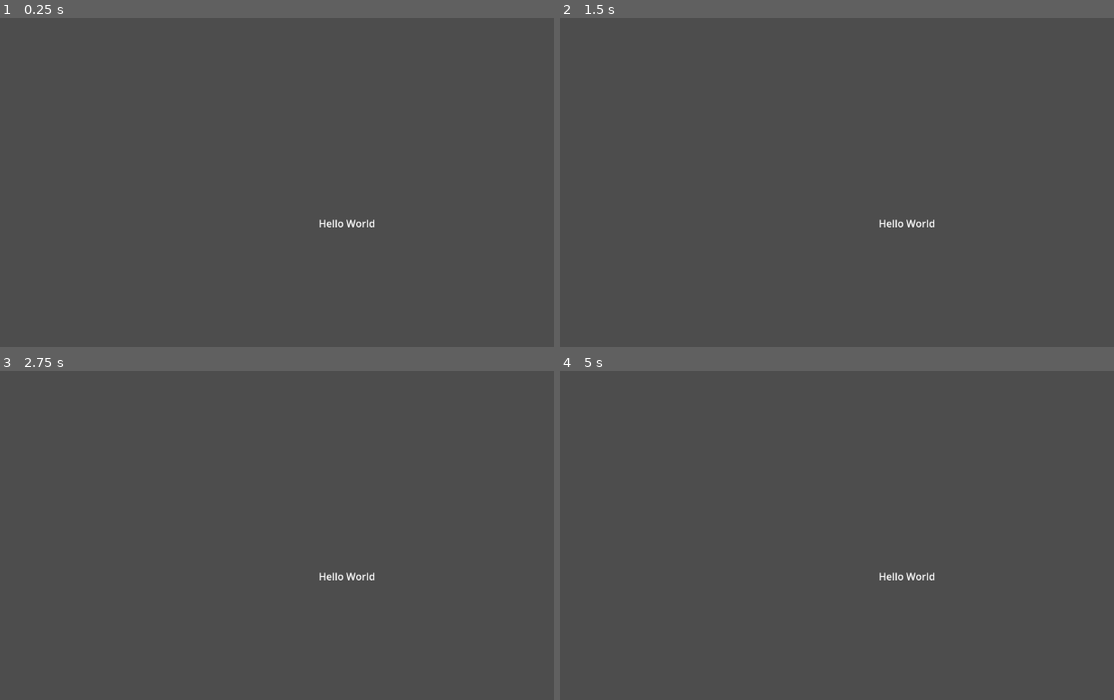
Above: before the commit, frames 1-4 (two rows, left to right).
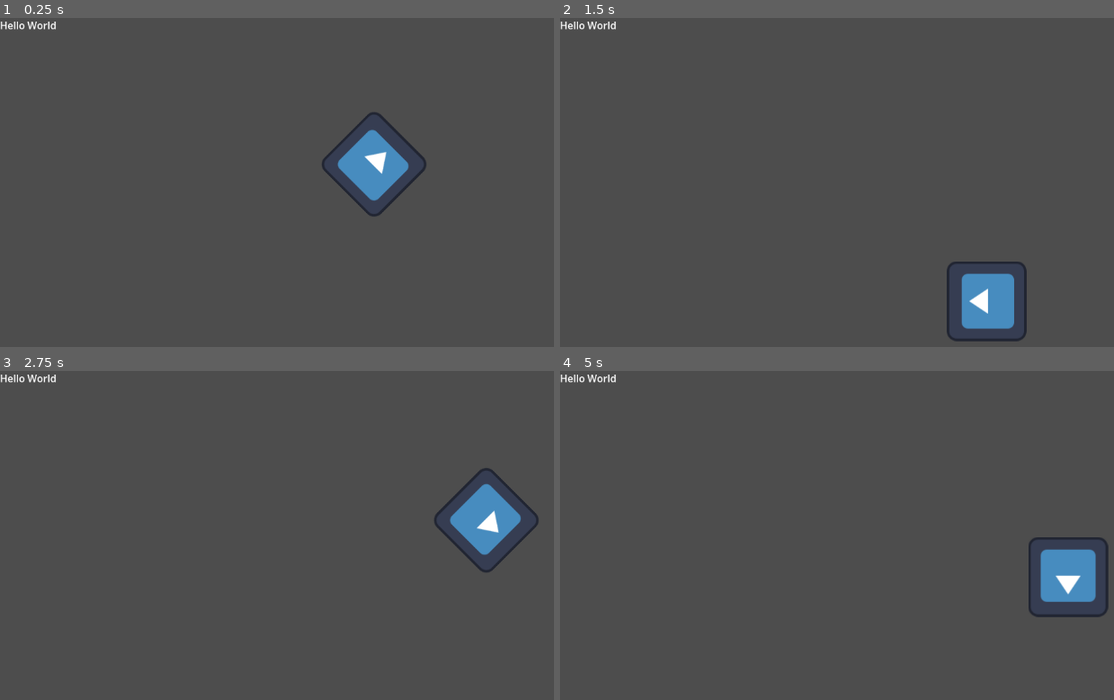
Above: after the commit, the same moments.

Repository: pieter-groenendijk/four-in-a-row
Game: Godot game, scene res://scenes/Main.tscn
Two runs of this game, one before a commit and one after it. Both use one fixed random seed, a clock stepped at 60 frames per second and the inputs below. The engine's default icon, where the game draws it, is replaced by a stand-in: a white triangle on a blue panel in a dark square.
Inputs:
- Up to frame 1 (0.25 s): no input
- Up to frame 2 (1.5 s): no input
- Up to frame 3 (2.75 s): no input
- Up to frame 4 (5 s): no input

The runs differ from the first frame. In frame 1, 2.3% of the frame differs, in the area x 0-77%, y 1-64%; in frame 2, 2.3%; in frame 3, 2.4%; in frame 4, 2.4%, in the area x 0-100%, y 1-75%.

Commit message:
Spinning Icon

Diff:
--- a/scenes/Main.tscn
+++ b/scenes/Main.tscn
@@ -1,7 +1,11 @@
-[gd_scene load_steps=2 format=3 uid="uid://4oi84ya3n746"]
+[gd_scene load_steps=3 format=3 uid="uid://4oi84ya3n746"]
 
 [ext_resource type="PackedScene" uid="uid://c21paxgpjay3i" path="res://scenes/label.tscn" id="1_b2csw"]
+[ext_resource type="PackedScene" uid="uid://fyfrksubymgu" path="res://scenes/SpinningIcon/SpinningIcon.tscn" id="2_huxru"]
 
 [node name="Main" type="Node2D"]
 
 [node name="Label" parent="." instance=ExtResource("1_b2csw")]
+
+[node name="Sprite2D" parent="." instance=ExtResource("2_huxru")]
+position = Vector2(560, 324)
--- /dev/null
+++ b/scenes/SpinningIcon/SpinningIcon.tscn
@@ -0,0 +1,8 @@
+[gd_scene load_steps=3 format=3 uid="uid://fyfrksubymgu"]
+
+[ext_resource type="Texture2D" uid="uid://cwca8krysgtos" path="res://icon.svg" id="1_dsuba"]
+[ext_resource type="Script" path="res://scenes/SpinningIcon/scripts/spinningIcon.gd" id="2_g8bbs"]
+
+[node name="Sprite2D" type="Sprite2D"]
+texture = ExtResource("1_dsuba")
+script = ExtResource("2_g8bbs")
--- /dev/null
+++ b/scenes/SpinningIcon/scripts/spinningIcon.gd
@@ -0,0 +1,26 @@
+extends Sprite2D
+
+var speed = 400
+var angularSpeed = PI;
+
+func _init() -> void:
+	print("Hello, world!")
+
+
+# Called when the node enters the scene tree for the first time.
+func _ready() -> void:
+	pass # Replace with function body.
+
+
+# Called every frame. 'delta' is the elapsed time since the previous frame.
+func _process(delta: float) -> void:
+	processRotation(delta)
+	processPosition(delta)
+
+func processRotation(delta: float) -> void:
+	rotation += angularSpeed * delta
+
+func processPosition(delta: float) -> void:
+	var velocity = Vector2.UP.rotated(rotation) * speed
+
+	position += velocity * delta
--- a/scenes/label.tscn
+++ b/scenes/label.tscn
@@ -1,8 +1,6 @@
 [gd_scene format=3 uid="uid://c21paxgpjay3i"]
 
 [node name="Label" type="Label"]
-offset_left = 511.0
-offset_top = 318.0
-offset_right = 602.0
-offset_bottom = 341.0
+offset_right = 91.0
+offset_bottom = 23.0
 text = "Hello World"
